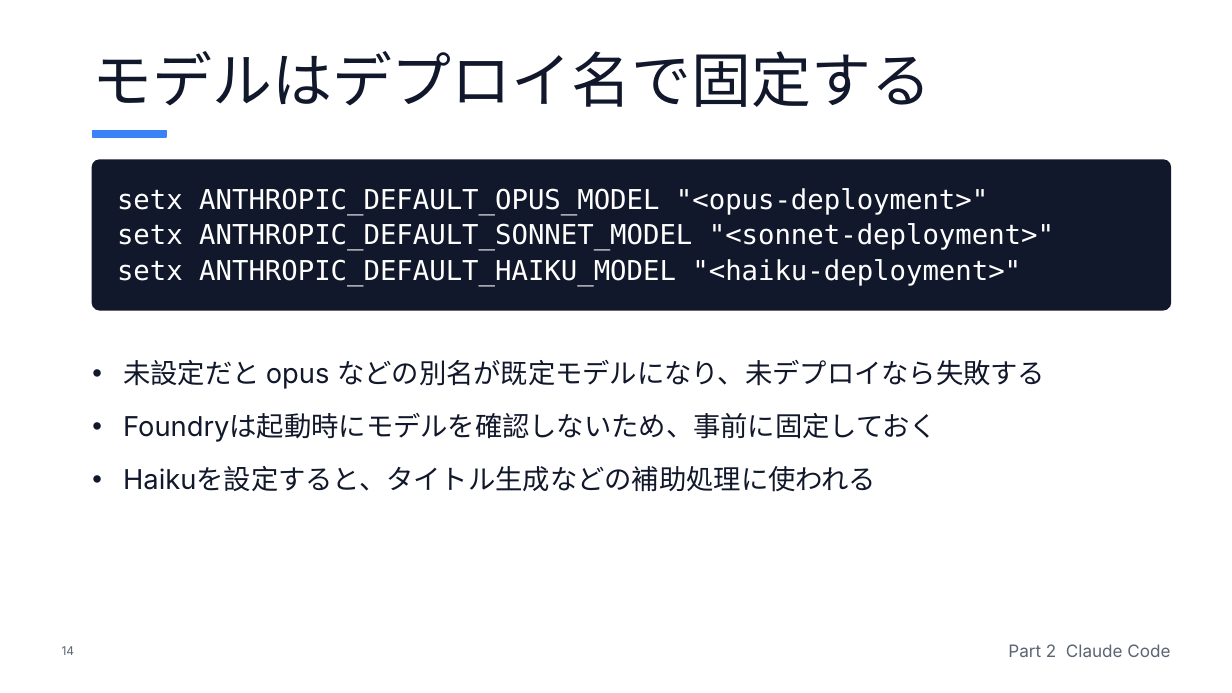
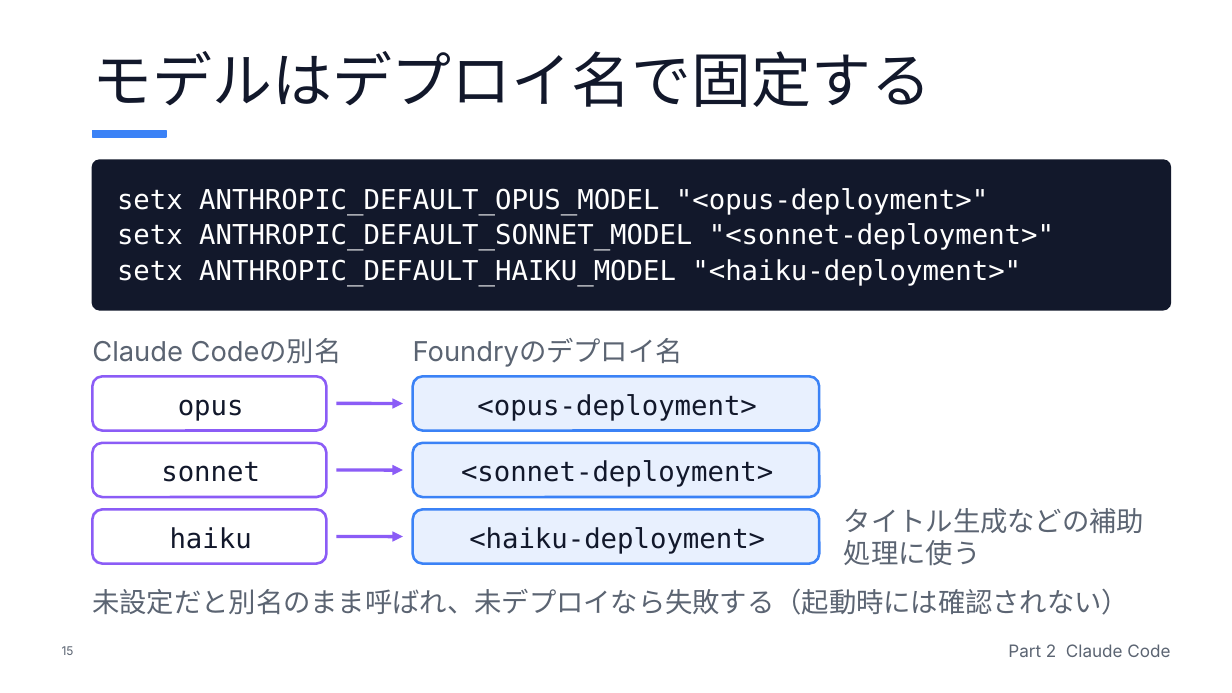
Before and after one commit to soeatu/AI-Engine-Dev, a slide deck: slide 15 of presentation/harness/projects/codex-claude-code-azure-foundry-setup/output/deck.pptx (slide 14 before the commit). Drawn at 1232x693 pixels with LibreOffice and Linux fonts; fonts in the diff are those of the drawing. Boxes give left, top, right and bottom in pixels: in the first picture for what was removed or moved away, otherwise in the second. Text is boxed around its words. In the diff, an @@ line names an element or a change of style, - is before the commit and + after.

```diff
--- a/presentation/harness/projects/codex-claude-code-azure-foundry-setup/output/deck.pptx
+++ b/presentation/harness/projects/codex-claude-code-azure-foundry-setup/output/deck.pptx
@@ text added at (92, 338, 342, 363), 16 pt, text #5B6472 @@
+Claude Codeの別名
@@ text added at (413, 338, 683, 367), 16 pt, text #5B6472 @@
+Foundryのデプロイ名
@@ rounded rectangle added at (92, 377, 326, 431), fill #FFFFFF, outline #8B5CF6 1.5 pt @@
@@ text removed at (123, 360, 1045, 492) @@
-• 未設定だと opus などの別名が既定モデルになり、未デプロイなら失敗する
-• Foundryは起動時にモデルを確認しないため、事前に固定しておく
-• Haikuを設定すると、タイトル生成などの補助処理に使われる
@@ rounded rectangle added at (413, 377, 819, 431), fill #E8F0FE, outline #3B82F6 1.5 pt @@
@@ text added at (178, 399, 244, 421), 16 pt, text #12182B @@
+opus
@@ arrow added from (336, 403) to (403, 403), #8B5CF6 2 pt @@
@@ text added at (477, 394, 756, 421), 16 pt, text #12182B @@
+<opus-deployment>
@@ rounded rectangle added at (92, 444, 326, 498), fill #FFFFFF, outline #8B5CF6 1.5 pt @@
@@ rounded rectangle added at (413, 444, 819, 498), fill #E8F0FE, outline #3B82F6 1.5 pt @@
@@ text added at (161, 461, 260, 482), 16 pt, text #12182B @@
+sonnet
@@ arrow added from (336, 469) to (403, 469), #8B5CF6 2 pt @@
@@ text added at (461, 460, 773, 487), 16 pt, text #12182B @@
+<sonnet-deployment>
@@ rounded rectangle added at (92, 509, 326, 563), fill #FFFFFF, outline #8B5CF6 1.5 pt @@
@@ rounded rectangle added at (413, 509, 819, 563), fill #E8F0FE, outline #3B82F6 1.5 pt @@
@@ text added at (844, 508, 1144, 566), 16 pt, text #5B6472 @@
+タイトル生成などの補助処理に使う
@@ text added at (170, 527, 252, 549), 16 pt, text #12182B @@
+haiku
@@ arrow added from (336, 537) to (403, 537), #8B5CF6 2 pt @@
@@ text added at (469, 527, 765, 554), 16 pt, text #12182B @@
+<haiku-deployment>
@@ text added at (92, 589, 1129, 615), 16 pt, text #5B6472 @@
+未設定だと別名のまま呼ばれ、未デプロイなら失敗する（起動時には確認されない）
@@ text at (62, 646, 74, 655): text changed @@
-14
+15
```
Also in this commit, not shown: 28 other slides changed, 2 slides added, 1 slide removed, 16 other files.
